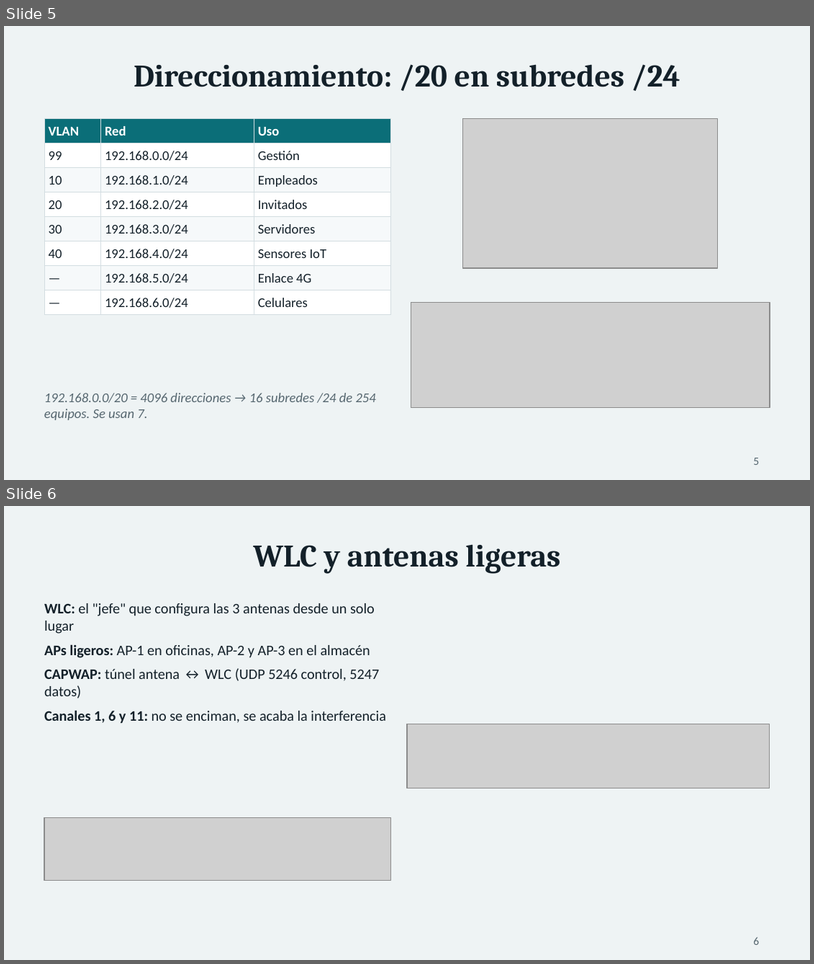
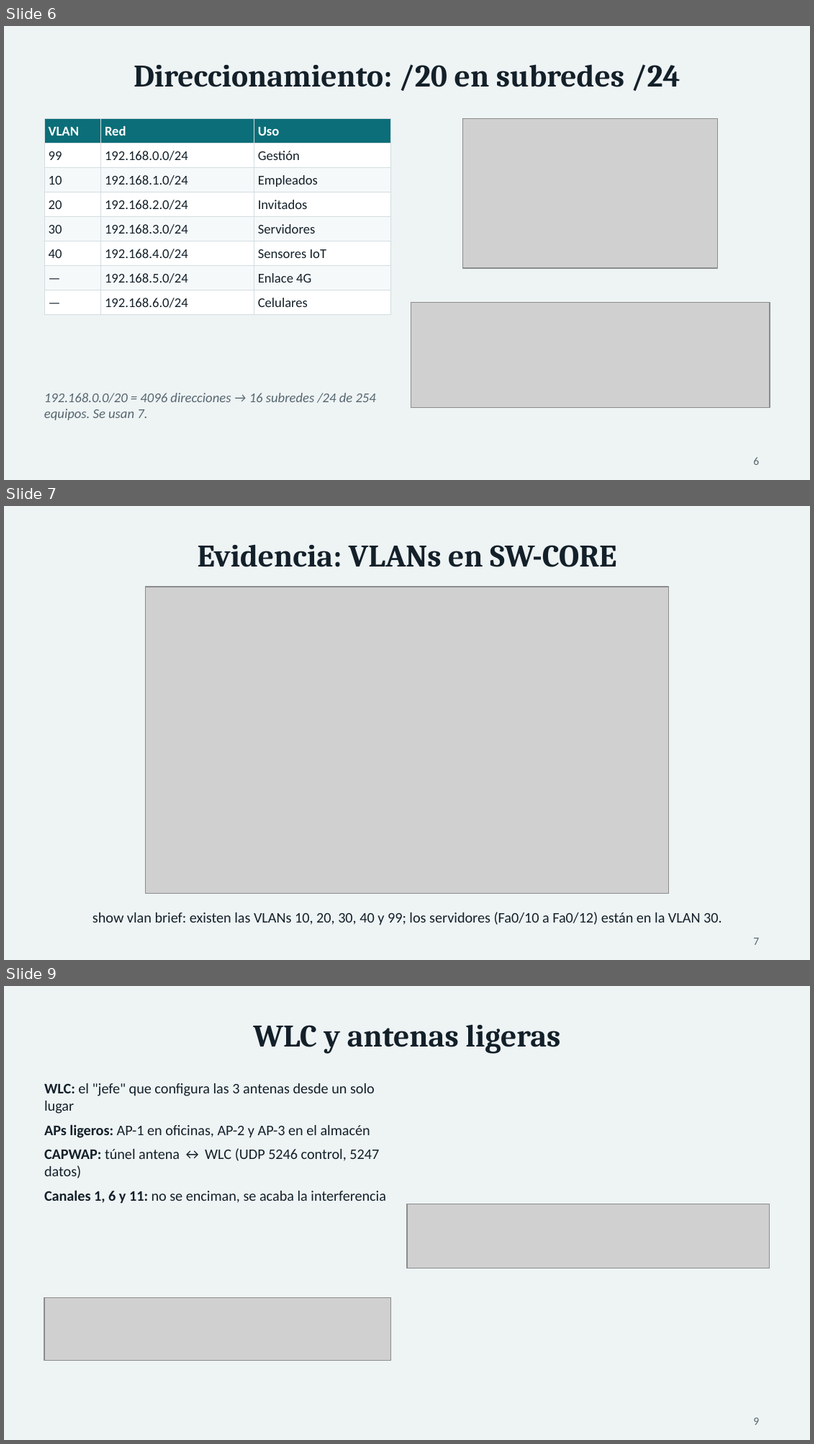
Before and after one commit to USX22/inalambricreds2, a slide deck: entregables/Presentacion_InnovaLogistics.pptx. Shown one above the other, each under a label of ours: slides 5 and 6 before the commit, slides 6, 7 and 9 after it; the slides between them are not shown. The pictures are 814x964 and 814x1444 pixels, drawn with LibreOffice and Linux fonts; fonts in the diff are those of the drawing; grey boxes stand for pictures. Boxes give left, top, right and bottom in pixels: in the first picture for what was removed or moved away, otherwise in the second. Text is boxed around its words. In the diff, an @@ line names an element or a change of style, - is before the commit and + after.

```diff
--- a/entregables/Presentacion_InnovaLogistics.pptx
+++ b/entregables/Presentacion_InnovaLogistics.pptx
@@ slide 7 added at [4, 506, 810, 960], background #EEF3F4 @@
@@ title added at [198, 544, 617, 567], 28 pt, text #132029, bold @@
+Evidencia: VLANs en SW-CORE
@@ picture added at [146, 587, 669, 893] @@
@@ text added at [93, 911, 723, 925], 13 pt, text #132029 @@
+show vlan brief: existen las VLANs 10, 20, 30, 40 y 99; los servidores (Fa0/10 a Fa0/12) están en la VLAN 30.
@@ page number added at [754, 937, 759, 944], 10 pt, text #55666F @@
+7
@@ what was slide 5 is now slide 6 @@
@@ page number at [754, 457, 759, 464]: text changed @@
-5
+6
@@ what was slide 6 is now slide 9 @@
@@ page number at [754, 1417, 759, 1424]: text changed @@
-6
+9
```
Also in this commit, not shown: 14 other slides added, 14 other files.
